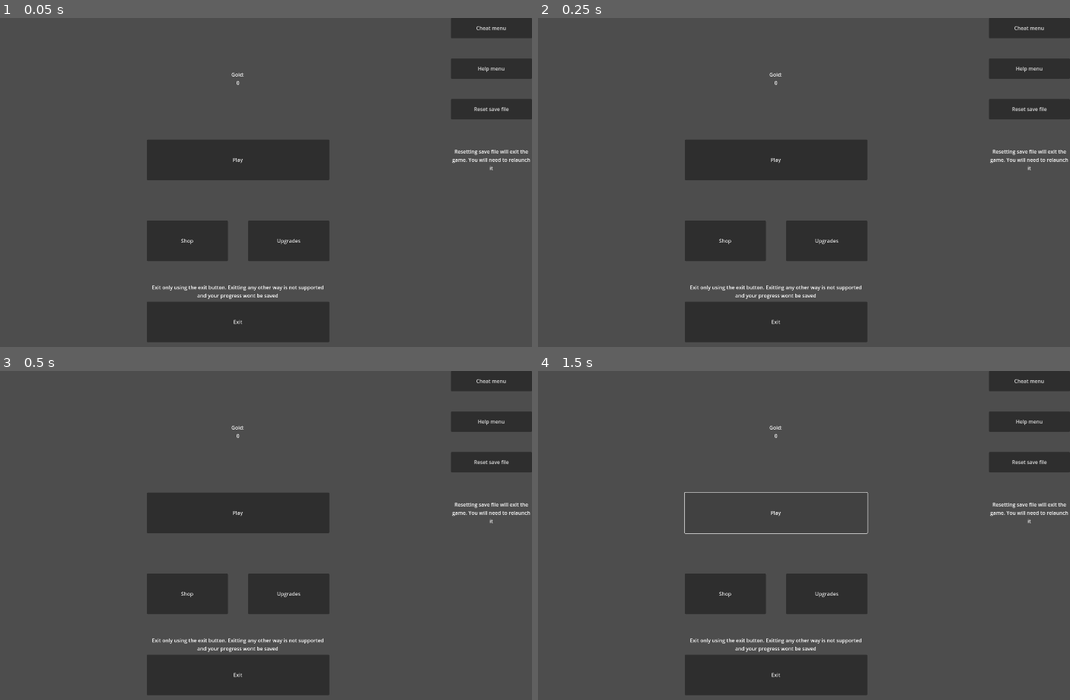
Above: before the commit, frames 1-4 (two rows, left to right).
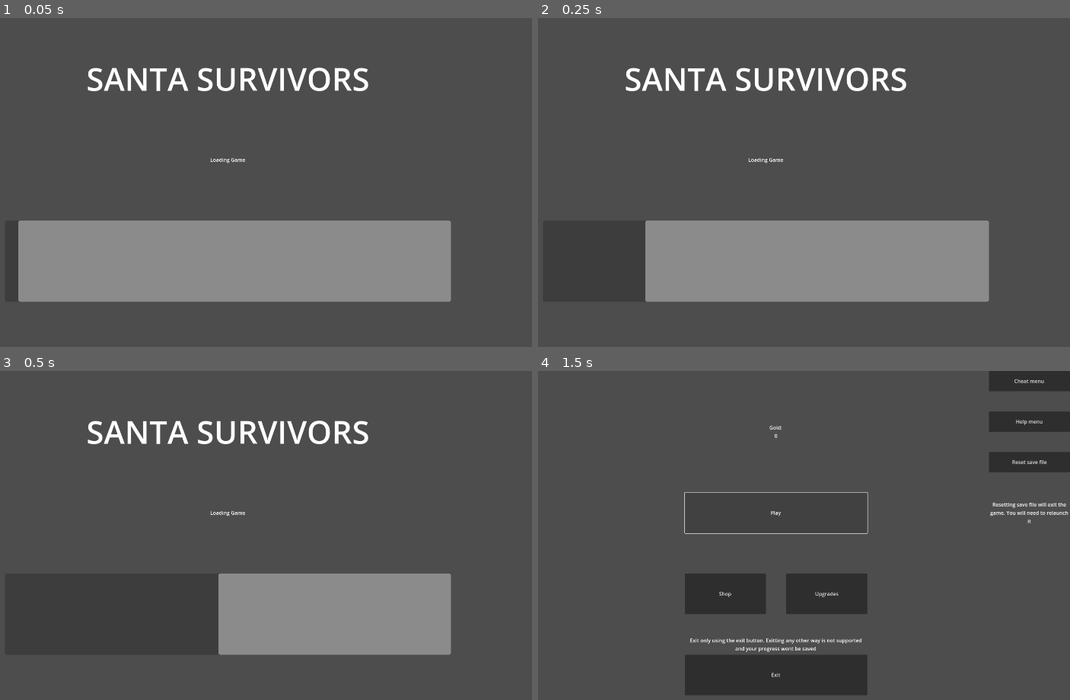
Above: after the commit, the same moments.

Repository: Mohit-Pala/Santa-Survivors
Game: Godot game, scene res://Game/Scenes/Ui/Load Game.tscn
Two runs of this game, one before a commit and one after it. Both use one fixed random seed, a clock stepped at 60 frames per second and the inputs below. Before the commit the project starts from res://Game/Scenes/Ui/Main Menu.tscn.
Inputs (mouse positions are in pixels of both pictures, inside the frame that each line leads up to):
- Up to frame 1 (0.05 s): no input
- Up to frame 2 (0.25 s): no input
- Up to frame 3 (0.5 s): no input
- Up to frame 4 (1.5 s): click (777, 512) at 0.5 s, where only the run before the commit has a clickable "Play"; click "Play" at 1.25 s

The runs differ from the first frame. In frame 1, 33% of the frame differs, in the area x 3-100%, y 0-99%; in frame 2, 29%; in frame 3, 24%; in frame 4, nothing differs.

Commit message:
added basic loading screen

Diff:
--- /dev/null
+++ b/Game/Scenes/Ui/Load Game.tscn
@@ -0,0 +1,46 @@
+[gd_scene load_steps=2 format=3 uid="uid://r8s5uog0h2y6"]
+
+[ext_resource type="Script" path="res://Game/Scripts/Ui/Load Game.gd" id="1_stt34"]
+
+[node name="Load Game" type="Control"]
+layout_mode = 3
+anchors_preset = 15
+anchor_right = 1.0
+anchor_bottom = 1.0
+grow_horizontal = 2
+grow_vertical = 2
+script = ExtResource("1_stt34")
+
+[node name="Title" type="Label" parent="."]
+layout_mode = 0
+offset_right = 1920.0
+offset_bottom = 384.0
+theme_override_font_sizes/font_size = 100
+text = "SANTA SURVIVORS"
+horizontal_alignment = 1
+vertical_alignment = 1
+justification_flags = 162
+
+[node name="Loading" type="Label" parent="."]
+layout_mode = 0
+offset_left = 256.0
+offset_top = 384.0
+offset_right = 1664.0
+offset_bottom = 512.0
+text = "Loading Game"
+horizontal_alignment = 1
+vertical_alignment = 1
+justification_flags = 162
+
+[node name="Load Bar" type="ProgressBar" parent="."]
+layout_mode = 0
+offset_left = 256.0
+offset_top = 640.0
+offset_right = 1664.0
+offset_bottom = 896.0
+fill_mode = 1
+show_percentage = false
+
+[node name="Load Timer" type="Timer" parent="."]
+
+[connection signal="timeout" from="Load Timer" to="." method="_on_load_timer_timeout"]
--- /dev/null
+++ b/Game/Scripts/Ui/Load Game.gd
@@ -0,0 +1,20 @@
+extends Control
+
+var timeRemain
+const saveCountdown = 1
+
+# Called when the node enters the scene tree for the first time.
+func _ready():
+	loadGame()
+	$"Load Bar".max_value = saveCountdown
+	$"Load Timer".start(saveCountdown)
+
+func _physics_process(delta):
+	$"Load Bar".set_value($"Load Timer".get_time_left())
+	pass
+
+func loadGame():
+	pass
+
+func _on_load_timer_timeout():
+	get_tree().change_scene_to_file("res://Game/Scenes/Ui/Main Menu.tscn")
--- a/project.godot
+++ b/project.godot
@@ -11,7 +11,7 @@
 [application]
 
 config/name="Santa-Survivors"
-run/main_scene="res://Game/Scenes/Ui/Main Menu.tscn"
+run/main_scene="res://Game/Scenes/Ui/Load Game.tscn"
 config/features=PackedStringArray("4.2", "Forward Plus")
 config/icon="res://icon.svg"
 
